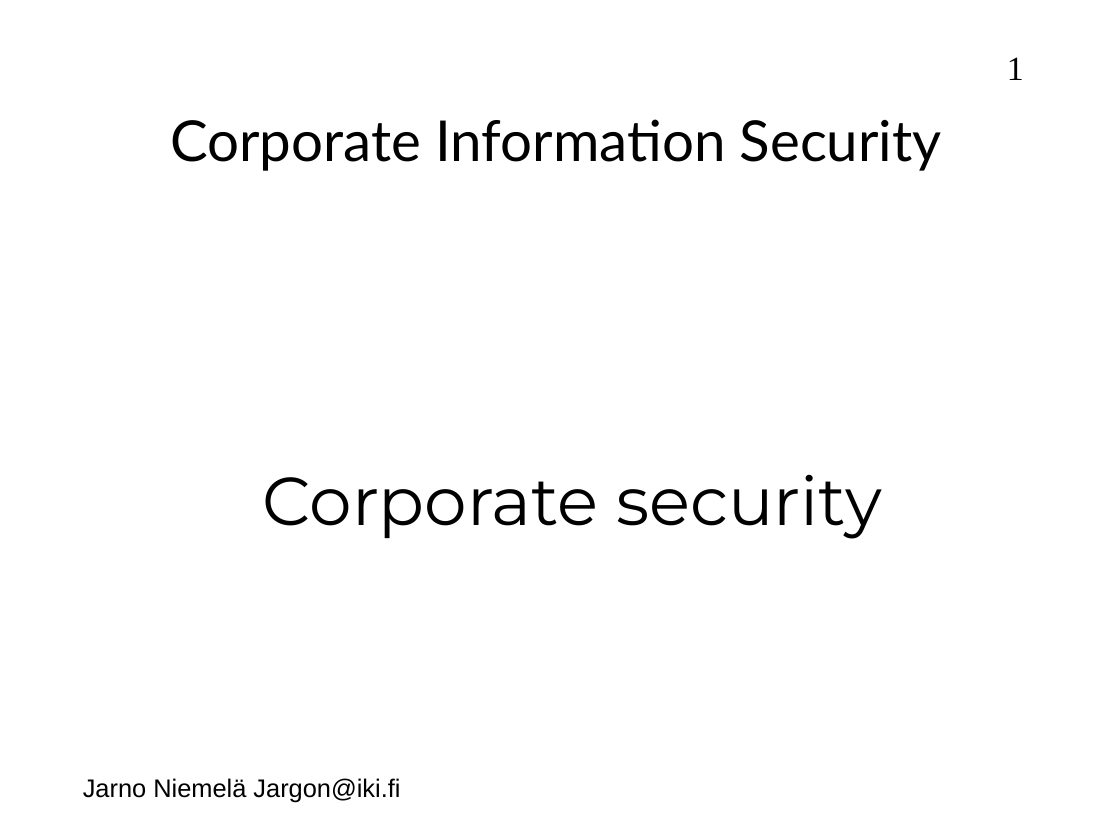
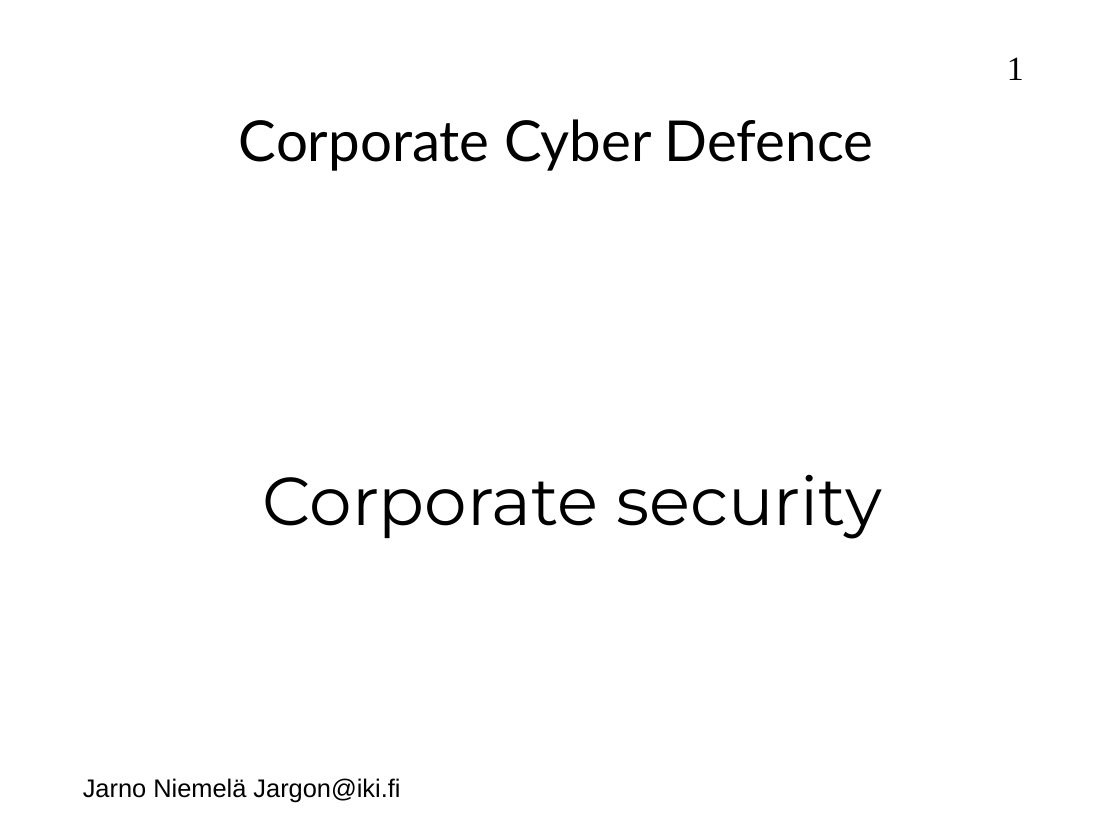
Before and after one commit to jarno-niemela/corporate_cyber_defence, a slide deck: slide 1 of Corporate security/Corporate security.odp. Drawn at 1120x840 pixels with LibreOffice and Linux fonts; fonts in the diff are those of the drawing; background and template pictures are left out. Boxes give left, top, right and bottom in pixels: in the first picture for what was removed or moved away, otherwise in the second. Text is boxed around its words. In the diff, an @@ line names an element or a change of style, - is before the commit and + after.

Commit message:
Updated slides

```diff
--- a/Corporate security/Corporate security.odp
+++ b/Corporate security/Corporate security.odp
@@ title at box(239, 119, 873, 171): text changed @@
-Corporate Information Security
+Corporate Cyber Defence
```
Also in this commit, not shown: 3 other files.
